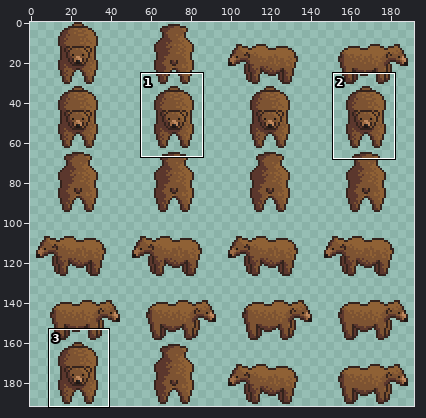
Pixel-art file, stored at Assets/Content/Races/bear/bear.aseprite. The picture above shows the old version from afar; the outline marks the close-up.
Close-up. Old version:
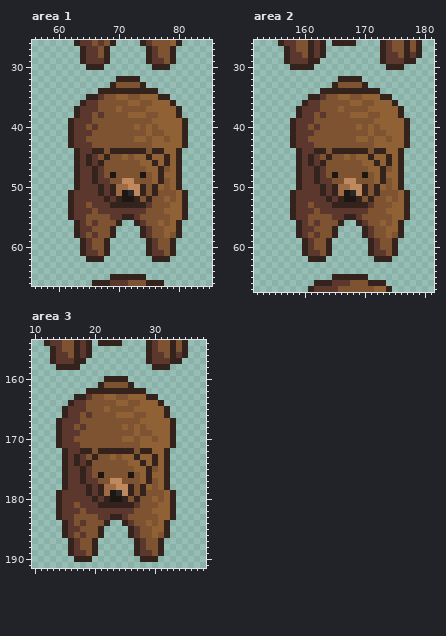
192x192 pixels, 1 frame. Shown: area 1: x 56..85, y 26..66; area 2: x 152..181, y 26..67; area 3: x 10..38, y 154..191. The commit also changed other parts of the picture, which this record leaves out.
Now the later version:
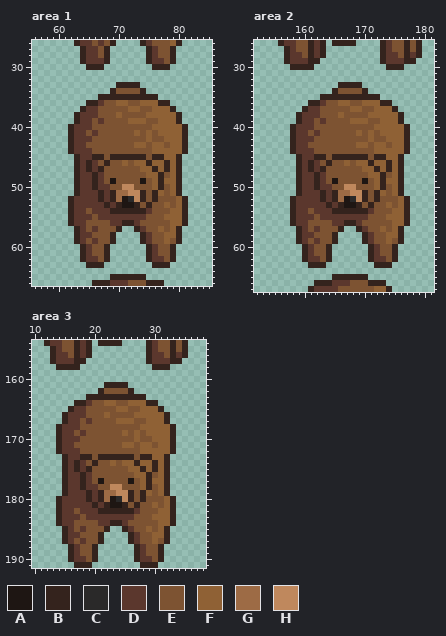
Palette (. is transparent): A #1e1613  B #34231d  C #2a2929  D #5b372d  E #7d5332  F #8f6135  G #9d6b45  H #bf885d
The exact change:
--- area 1
@@ x 56..85 @@
 31 ..............................
-32 ..............BBBB............
-33 .............BEEEEB...........
-34 ...........BBBBBBBBBB.........
-35 .........BBDEEFFEEFFFBB.......
-36 ........BDDEEEEEFFEEFFFB......
-37 .......BDDDEEEFEEEEFFFFFB.....
-38 .......BDDEDEEEEFFFEEFFFB.....
-39 ......BDDDEEEEEEEEEEFFFFFB....
-40 ......BDDEDEEEEEEFEFEFFFFB....
-41 ......BDDDEEEEEEEEEFEEFFFB....
-42 ......BDDEEEEEEEEFFEFFEFFB....
-43 ......BDDDEEEEEEEEEEFFFFFB....
-44 .......BDDBBEBBBBBBEBBFFB.....
-45 .......BDBDEBEEFEFFBFFBFB.....
-46 .......BDBDBEEEEEEFFBFBFB.....
-47 .......BDDBDEEEEEEEFFBEFB.....
-48 .......BDDBDEAEEEEAEFBFFB.....
-49 .......BDDBDDEEHHEEEFBEFB.....
-50 .......BDDDBDBGGHHBEBFEFB.....
-51 ......BDDDDBDBGACHBEBEEEFB....
-52 ......BDDDDDBDBAABEBEEFEFB....
-53 ......BDDEDDDBBBBBBDEEEFFB....
-54 ......BDDDEDDDDDDDDEEEFFFB....
-55 ......BDDEEEEDDBBDEEEEEFFB....
-56 .......BDEDEEEB..BDEEFEFB.....
-57 .......BDDEEEB....BDEEFFB.....
-58 .......BDEDEEB....BDEEFEB.....
-59 ........BDEEB......BDEEB......
+32 ..............................
+33 ..............BBBB............
+34 .............BEEEEB...........
+35 ...........BBBBBBBBBB.........
+36 .........BBDEEFFEEFFFBB.......
+37 ........BDDEEEEEFFEEFFFB......
+38 .......BDDDEEEFEEEEFFFFFB.....
+39 .......BDDEDEEEEFFFEEFFFB.....
+40 ......BDDDEEEEEEEEEEFFFFFB....
+41 ......BDDEDEEEEEEFEFEFFFFB....
+42 ......BDDDEEEEEEEEEFEEFFFB....
+43 ......BDDEEEEEEEEFFEFFEFFB....
+44 ......BDDDEEEEEEEEEEFFFFFB....
+45 .......BDDBBEBBBBBBEBBFFB.....
+46 .......BDBDEBEEFEFFBFFBFB.....
+47 .......BDBDBEEEEEEFFBFBFB.....
+48 .......BDDBDEEEEEEEFFBEFB.....
+49 .......BDDBDEAEEEEAEFBFFB.....
+50 .......BDDBDDEEHHEEEFBEFB.....
+51 .......BDDDBDBGGHHBEBFEFB.....
+52 ......BDDDDBDBGACHBEBEEEFB....
+53 ......BDDDDDBDBAABEBEEFEFB....
+54 ......BDDEDDDBBBBBBDEEEFFB....
+55 ......BDDDEDDDDDDDDEEEFFFB....
+56 ......BDDEEEEDDBBDEEEEEFFB....
+57 .......BDEDEEEB..BDEEFEFB.....
+58 .......BDDEEEB....BDEEFFB.....
+59 .......BDEDEEB....BDEEFEB.....
 60 ........BDEEB......BDEEB......
-61 ........BDDEB......BDDEB......
-62 .........BBB........BBB.......
-63 ..............................
+61 ........BDEEB......BDEEB......
+62 ........BDDEB......BDDEB......
+63 .........BBB........BBB.......
 64 ..............................
--- area 2
@@ x 152..181 @@
 31 ..............................
-32 ..............BBBB............
-33 .............BEEEEB...........
-34 ...........BBBBBBBBBB.........
-35 .........BBDEEFFEEFFFBB.......
-36 ........BDDEEEEEFFEEFFFB......
-37 .......BDDDEEEFEEEEFFFFFB.....
-38 .......BDDEDEEEEFFFEEFFFB.....
-39 ......BDDDEEEEEEEEEEFFFFFB....
-40 ......BDDEDEEEEEEFEFEFFFFB....
-41 ......BDDDEEEEEEEEEFEEFFFB....
-42 ......BDDEEEEEEEEFFEFFEFFB....
-43 ......BDDDEEEEEEEEEEFFFFFB....
-44 .......BDDBBEBBBBBBEBBFFB.....
-45 .......BDBDEBEEFEFFBFFBFB.....
-46 .......BDBDBEEEEEEFFBFBFB.....
-47 .......BDDBDEEEEEEEFFBEFB.....
-48 .......BDDBDEAEEEEAEFBFFB.....
-49 .......BDDBDDEEHHEEEFBEFB.....
-50 .......BDDDBDBGGHHBEBFEFB.....
-51 ......BDDDDBDBGACHBEBEEEFB....
-52 ......BDDDDDBDBAABEBEEFEFB....
-53 ......BDDEDDDBBBBBBDEEEFFB....
-54 ......BDDDEDDDDDDDDEEEFFFB....
-55 ......BDDEEEEDDBBDEEEEEFFB....
-56 .......BDEDEEEB..BDEEFEFB.....
-57 .......BDDEEEB....BDEEFFB.....
-58 .......BDEDEEB....BDEEFEB.....
-59 ........BDEEB......BDEEB......
+32 ..............................
+33 ..............BBBB............
+34 .............BEEEEB...........
+35 ...........BBBBBBBBBB.........
+36 .........BBDEEFFEEFFFBB.......
+37 ........BDDEEEEEFFEEFFFB......
+38 .......BDDDEEEFEEEEFFFFFB.....
+39 .......BDDEDEEEEFFFEEFFFB.....
+40 ......BDDDEEEEEEEEEEFFFFFB....
+41 ......BDDEDEEEEEEFEFEFFFFB....
+42 ......BDDDEEEEEEEEEFEEFFFB....
+43 ......BDDEEEEEEEEFFEFFEFFB....
+44 ......BDDDEEEEEEEEEEFFFFFB....
+45 .......BDDBBEBBBBBBEBBFFB.....
+46 .......BDBDEBEEFEFFBFFBFB.....
+47 .......BDBDBEEEEEEFFBFBFB.....
+48 .......BDDBDEEEEEEEFFBEFB.....
+49 .......BDDBDEAEEEEAEFBFFB.....
+50 .......BDDBDDEEHHEEEFBEFB.....
+51 .......BDDDBDBGGHHBEBFEFB.....
+52 ......BDDDDBDBGACHBEBEEEFB....
+53 ......BDDDDDBDBAABEBEEFEFB....
+54 ......BDDEDDDBBBBBBDEEEFFB....
+55 ......BDDDEDDDDDDDDEEEFFFB....
+56 ......BDDEEEEDDBBDEEEEEFFB....
+57 .......BDEDEEEB..BDEEFEFB.....
+58 .......BDDEEEB....BDEEFFB.....
+59 .......BDEDEEB....BDEEFEB.....
 60 ........BDEEB......BDEEB......
-61 ........BDDEB......BDDEB......
-62 .........BBB........BBB.......
-63 ..............................
+61 ........BDEEB......BDEEB......
+62 ........BDDEB......BDDEB......
+63 .........BBB........BBB.......
 64 ..............................
--- area 3
@@ x 10..38 @@
 159 .............................
-160 ............BBBB.............
-161 ...........BEEEEB............
-162 .........BBBBBBBBBB..........
-163 .......BBDEEFFEEFFFBB........
-164 ......BDDEEEEEFFEEFFFB.......
-165 .....BDDDEEEFEEEEFFFFFB......
-166 .....BDDEDEEEEFFFEEFFFB......
-167 ....BDDDEEEEEEEEEEFFFFFB.....
-168 ....BDDEDEEEEEEFEFEFFFFB.....
-169 ....BDDDEEEEEEEEEFEEFFFB.....
-170 ....BDDEEEEEEEEFFEFFEFFB.....
-171 ....BDDDEEEEEEEEEEFFFFFB.....
-172 .....BDDBBEBBBBBBEBBFFB......
-173 .....BDBDEBEEFEFFBFFBFB......
-174 .....BDBDBEEEEEEFFBFBFB......
-175 .....BDDBDEEEEEEEFFBEFB......
-176 .....BDDBDEAEEEEAEFBFFB......
-177 .....BDDBDDEEHHEEEFBEFB......
-178 .....BDDDBDBGGHHBEBFEFB......
-179 ....BDDDDBDBGACHBEBEEEFB.....
-180 ....BDDDDDBDBAABEBEEFEFB.....
-181 ....BDDEDDDBBBBBBDEEEFFB.....
-182 ....BDDDEDDDDDDDDEEEFFFB.....
-183 ....BDDEEEEDDBBDEEEEEFFB.....
-184 .....BDEDEEEB..BDEEFEFB......
-185 .....BDDEEEB....BDEEFFB......
-186 .....BDEDEEB....BDEEFEB......
-187 ......BDEEB......BDEEB.......
+160 .............................
+161 ............BBBB.............
+162 ...........BEEEEB............
+163 .........BBBBBBBBBB..........
+164 .......BBDEEFFEEFFFBB........
+165 ......BDDEEEEEFFEEFFFB.......
+166 .....BDDDEEEFEEEEFFFFFB......
+167 .....BDDEDEEEEFFFEEFFFB......
+168 ....BDDDEEEEEEEEEEFFFFFB.....
+169 ....BDDEDEEEEEEFEFEFFFFB.....
+170 ....BDDDEEEEEEEEEFEEFFFB.....
+171 ....BDDEEEEEEEEFFEFFEFFB.....
+172 ....BDDDEEEEEEEEEEFFFFFB.....
+173 .....BDDBBEBBBBBBEBBFFB......
+174 .....BDBDEBEEFEFFBFFBFB......
+175 .....BDBDBEEEEEEFFBFBFB......
+176 .....BDDBDEEEEEEEFFBEFB......
+177 .....BDDBDEAEEEEAEFBFFB......
+178 .....BDDBDDEEHHEEEFBEFB......
+179 .....BDDDBDBGGHHBEBFEFB......
+180 ....BDDDDBDBGACHBEBEEEFB.....
+181 ....BDDDDDBDBAABEBEEFEFB.....
+182 ....BDDEDDDBBBBBBDEEEFFB.....
+183 ....BDDDEDDDDDDDDEEEFFFB.....
+184 ....BDDEEEEDDBBDEEEEEFFB.....
+185 .....BDEDEEEB..BDEEFEFB......
+186 .....BDDEEEB....BDEEFFB......
+187 .....BDEDEEB....BDEEFEB......
 188 ......BDEEB......BDEEB.......
-189 ......BDDEB......BDDEB.......
-190 .......BBB........BBB........
-191 .............................
+189 ......BDEEB......BDEEB.......
+190 ......BDDEB......BDDEB.......
+191 .......BBB........BBB........
Pixel boxes of the changes (left, top, right, bottom) in both close-ups:
changed: (68, 76, 188, 268)
changed: (290, 76, 410, 268)
changed: (56, 376, 176, 568)
